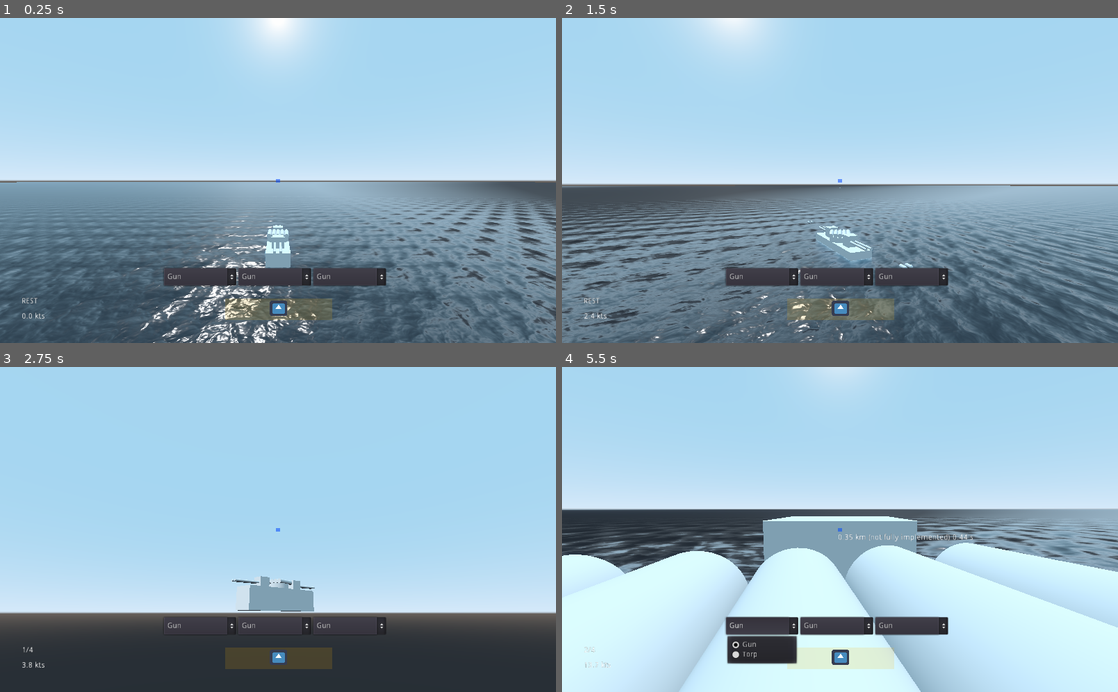
Above: before the commit, frames 1-4 (two rows, left to right).
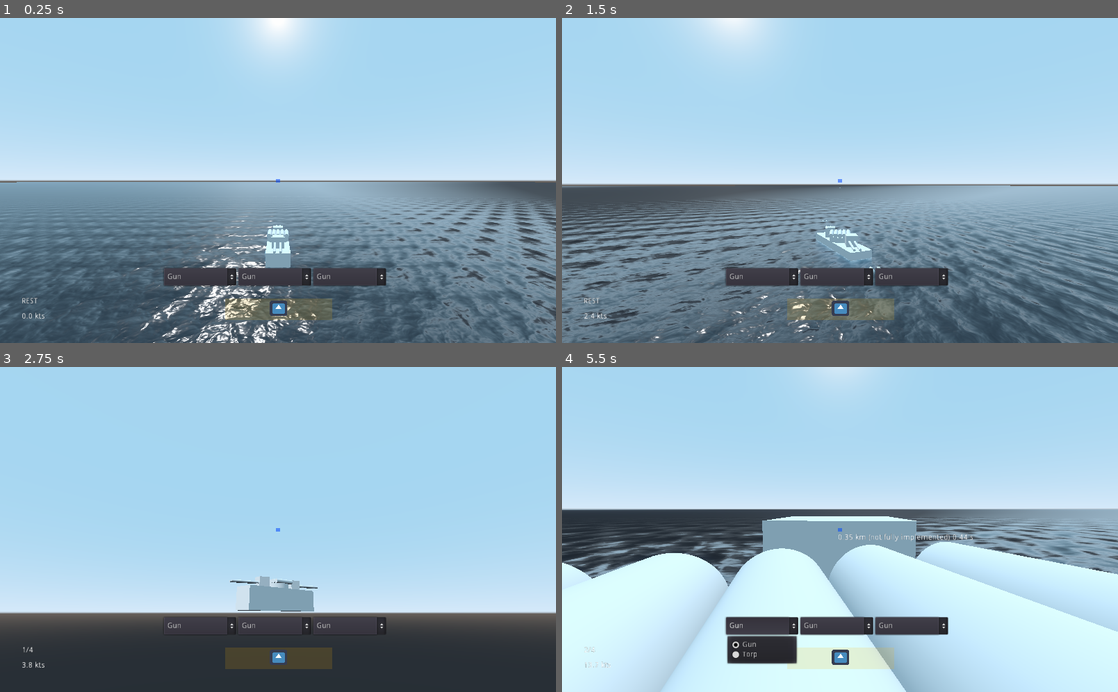
Above: after the commit, the same moments.

Repository: IndustrialDonut/IWARSHIPS
Game: Godot game, scene res://Map.tscn
The game is run twice, just before and just after one commit, with the same random seed, the same clock (stepped at 60 frames per second) and the same inputs. The engine's default icon, where the game draws it, is replaced by a stand-in: a white triangle on a blue panel in a dark square.
Inputs (mouse positions are in pixels of both pictures, inside the frame that each line leads up to):
- Up to frame 1 (0.25 s): no input
- Up to frame 2 (1.5 s): move the mouse to (867, 180) at 0.52 s; hold W (forward) 0.53-1.28 s; hold Ctrl (ctrl) 0.53-1.28 s; move the mouse to (728, 196) at 1.27 s; hold S (back) from 1.28 s (still down); click (728, 196) at 1.35 s
- Up to frame 3 (2.75 s): move the mouse to (289, 523) at 2.02 s; release S (back) at 2.03 s; hold W (forward) from 2.03 s (still down); right-click (289, 523) at 2.1 s
- Up to frame 4 (5.5 s): release W (forward) at 2.75 s; click "Gun" at 2.75 s; move the mouse to (834, 536) at 3.52 s; hold W (forward) from 3.53 s (still down); tap 1 (select_gun) at 3.6 s; move the mouse to (878, 532) at 4.27 s; tap 3 (select_torpedo) at 4.35 s; move the mouse to (795, 526) at 5.02 s; tap Shift (sprint) at 5.1 s

The runs differ from the first frame. In frame 1, less than 0.1% of the frame differs, in the area x 48-51%, y 63-73%; in frame 2, 0.1%; in frame 3, less than 0.1%; in frame 4, 4.3%, in the area x 0-100%, y 46-100%.

Commit message:
targeting refactored to affect all slots

Diff:
--- a/Game/Ships/WeaponSlot.gd
+++ b/Game/Ships/WeaponSlot.gd
@@ -1,4 +1,27 @@
 extends Spatial
+
+var _local_target = Vector3()
+
+func _physics_process(delta: float) -> void:
+
+	var trav_rate = deg2rad(get_child(0).ROTATION_SPEED)
+
+	var front = global_transform.basis.z
+
+	var ang = Vector2(front.x, front.z).angle_to(
+				Vector2(_local_target.x, _local_target.z)
+				)
+
+	# Creating a threshold otherwise there is a slight vibration
+	if(rad2deg(ang) <= 179):
+		rotate_object_local(
+				Vector3(0,1,0),
+				sign(ang) * trav_rate * delta
+				)
+
+
+func set_global_target(point_global):
+	_local_target = point_global - global_transform.origin
 
 
 func change_out_weapon(weapon_scene):
--- a/Game/Ships/Weapons.gd
+++ b/Game/Ships/Weapons.gd
@@ -1,34 +1,24 @@
 extends Spatial
-
-# consts at top
-const ROTATION_SPEED = 1
 
 var selected_weapon : int = ENUMS.ARM.GUN
 
 #var angular_acceleration = 7
-var _local_target = Vector3()
+#var _local_target = Vector3()
 
 func set_target_point(point_global):
-	_local_target = point_global - global_transform.origin
+	for slot in get_children():
+		slot.set_global_target(point_global)
+
 
 
 func _physics_process(delta):
 
-	var front = $Slot2.global_transform.basis.z
 
-	var ang = Vector2(front.x, front.z).angle_to(
-				Vector2(_local_target.x, _local_target.z)
-				)
 
 	# Comment explaining what this is for?
 	$Slot2.rotation_degrees.x = 0
 
-	# Creating a threshold otherwise there is a slight vibration
-	if(rad2deg(ang) <= 179):
-		$Slot2.rotate_object_local(
-				Vector3(0,1,0),
-				sign(ang) * ROTATION_SPEED * delta
-				)
+
 
 
 func _process(delta: float) -> void:
--- a/Game/TurretBase.gd
+++ b/Game/TurretBase.gd
@@ -2,7 +2,7 @@
 
 var type : int = ENUMS.ARM.GUN
 
-const trav_rate = 20 # deg/s
+const ROTATION_SPEED = 20 # deg/s
 
 var on_target := false
 
--- a/Game/Weapons/TorpLauncher.gd
+++ b/Game/Weapons/TorpLauncher.gd
@@ -1,6 +1,6 @@
 extends Spatial
 
-const trav_rate = 20 # deg/s
+const ROTATION_SPEED = 40 # deg/s
 
 var type : int = ENUMS.ARM.TORP
 
@@ -17,7 +17,7 @@
 
 func _launch_torp() -> void:
 	var torp = preload("res://Weapons/Torpedo_0.tscn").instance()
-	owner.add_child(torp)
+	add_child(torp)
 	torp.setup(global_transform)
 
 
--- a/Game/Weapons/Torpedo_0.gd
+++ b/Game/Weapons/Torpedo_0.gd
@@ -1,15 +1,17 @@
 extends Spatial
 
 export var travel_speed : int = 10 # m/s?
-
 export var travel_depth_abs : float = 0.5
 
+
+func _ready() -> void:
+	set_as_toplevel(true)
+
+
+func _physics_process(delta: float) -> void:
+	global_translate(-global_transform.basis.z * delta * travel_speed)
 
 
 func setup(gTrans) -> void:
 	global_transform = gTrans
 	global_transform.origin.y = -travel_depth_abs
-
-
-func _physics_process(delta: float) -> void:
-	global_translate(-global_transform.basis.z * delta * travel_speed)
